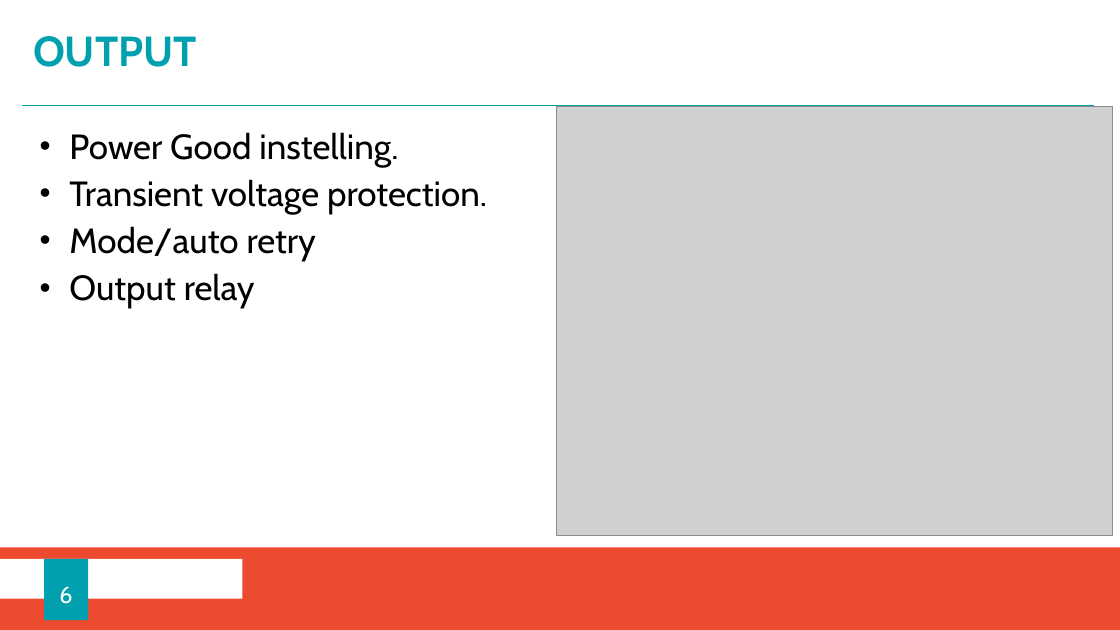
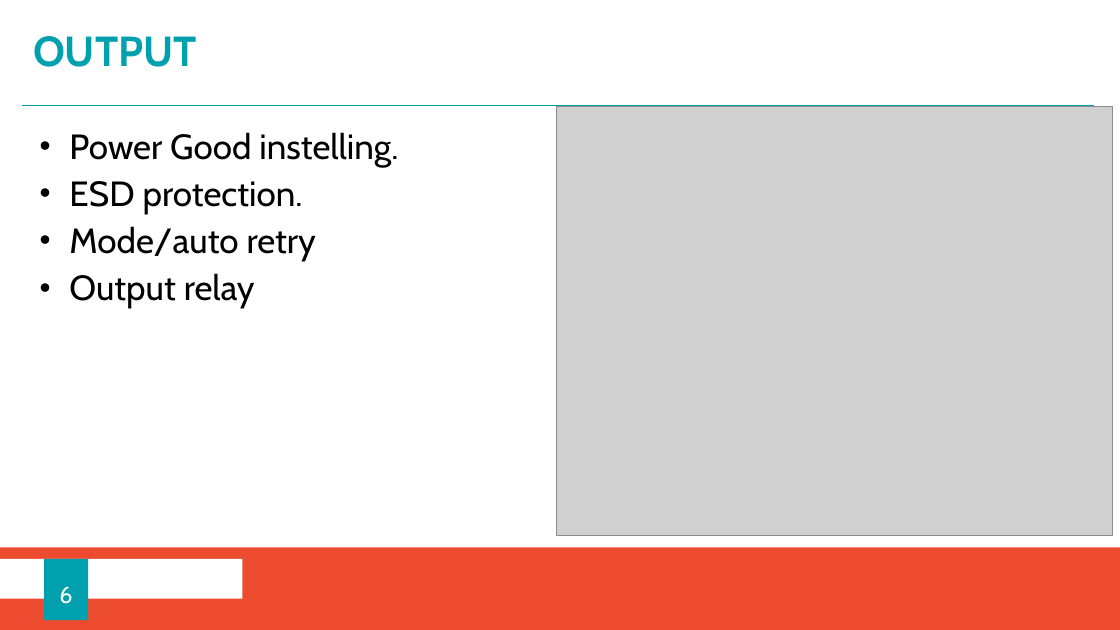
Before and after one commit to Ian-Blockmans/efuse, a slide deck: slide 6 of tusentijdse presentatie.pptx. Drawn at 1120x630 pixels with LibreOffice and Linux fonts; fonts in the diff are those of the drawing; grey boxes stand for pictures; background and template pictures are left out. Boxes give left, top, right and bottom in pixels: in the first picture for what was removed or moved away, otherwise in the second. Text is boxed around its words. In the diff, an @@ line names an element or a change of style, - is before the commit and + after.

```diff
--- a/tusentijdse presentatie.pptx
+++ b/tusentijdse presentatie.pptx
@@ text at [69,181,303,215]: text changed @@
-• Transient voltage protection.
+• ESD protection.
```
Also in this commit, not shown: 2 other slides changed, 10 other files.
